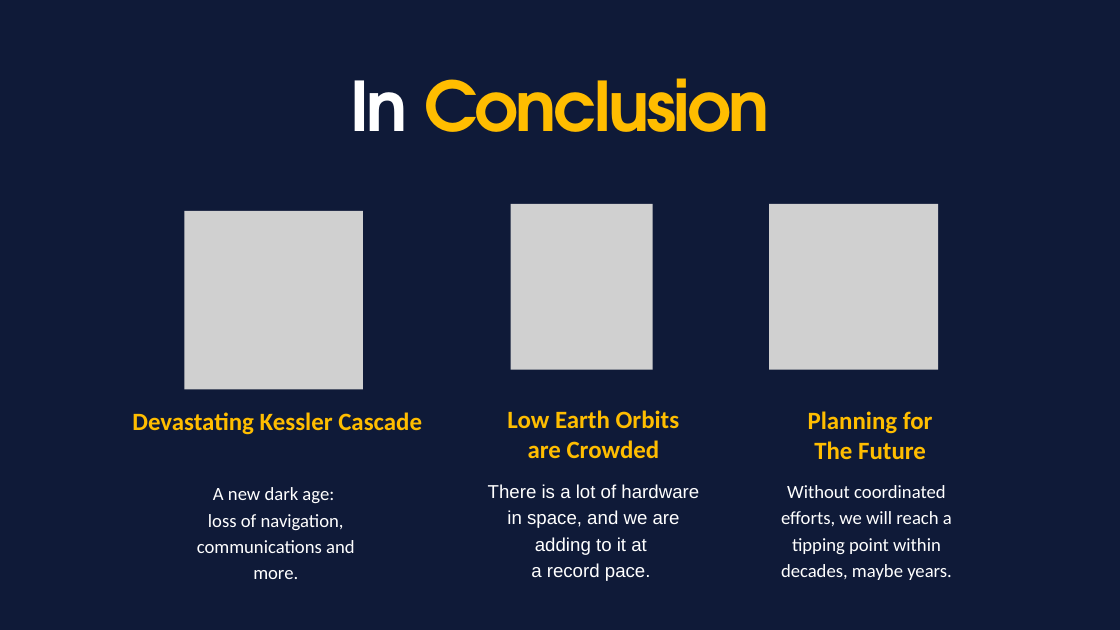
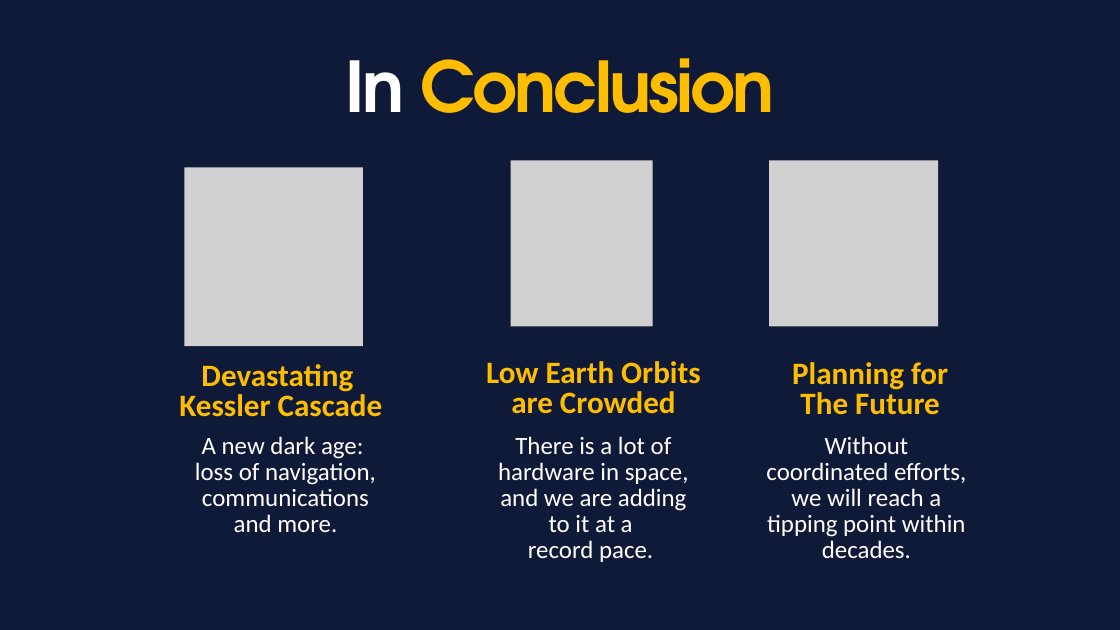
Before and after one commit to daemonchild/cardiffmet-dat5001-visualisation-of-data, a slide deck: slide 14 of assessment/presentation/DAT5001-TomRowan-ST20285213-From_Launch_to_Litter_Orbital_Overload.pptx. Drawn at 1120x630 pixels with LibreOffice and Linux fonts; fonts in the diff are those of the drawing; grey boxes stand for pictures. Boxes give left, top, right and bottom in pixels: in the first picture for what was removed or moved away, otherwise in the second. Text is boxed around its words. In the diff, an @@ line names an element or a change of style, - is before the commit and + after.

```diff
--- a/assessment/presentation/DAT5001-TomRowan-ST20285213-From_Launch_to_Litter_Orbital_Overload.pptx
+++ b/assessment/presentation/DAT5001-TomRowan-ST20285213-From_Launch_to_Litter_Orbital_Overload.pptx
@@ text "In Conclusion": place and size @@
-text "In Conclusion" at [351, 78, 769, 132]
+text "In Conclusion" at [345, 58, 775, 113]
@@ text "In Conclusion" at [345, 58, 775, 113]: size 88 to 90 pt @@
@@ 3 pictures, 2 texts: place and size @@
-3 pictures, 2 texts at [184, 204, 938, 459]
+3 pictures, 2 texts at [184, 160, 948, 415]
@@ text at [179, 364, 383, 417]: text changed; size 32 to 40 pt @@
-Devastating Kessler Cascade
+Devastating
+Kessler Cascade
@@ text "Low Earth Orbits are Crowded" at [486, 361, 700, 414]: size 32 to 40 pt @@
@@ text "Planning for" at [792, 362, 948, 415]: size 32 to 40 pt @@
@@ text "A new dark age:": place and size @@
-text "A new dark age:" at [197, 487, 355, 579]
+text "A new dark age:" at [195, 436, 376, 532]
@@ text "A new dark age:" at [195, 436, 376, 532]: size 24 to 32 pt @@
@@ text at [498, 436, 689, 562]: text changed; size 24 to 32 pt; font Arial to Calibri @@
-There is a lot of hardware in space, and we are adding to it at
-a record pace.
+There is a lot of hardware in space, and we are adding to it at a
+record pace.
@@ text at [766, 436, 966, 558]: text changed; size 24 to 32 pt @@
-Without coordinated efforts, we will reach a tipping point within decades, maybe years.
+Without coordinated efforts, we will reach a tipping point within decades.
```
Also in this commit, not shown: 3 other slides changed, 1 other file.
